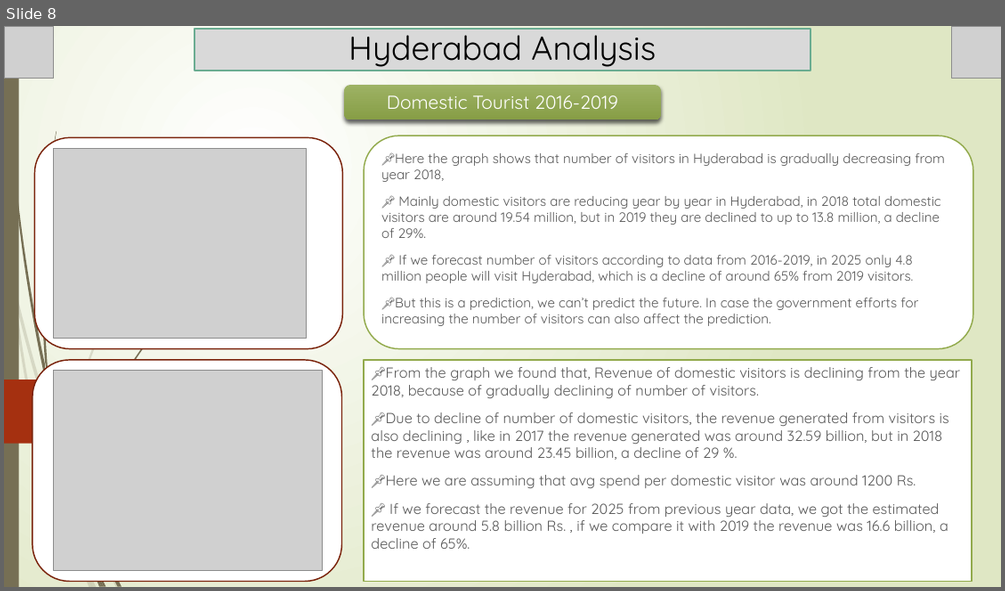
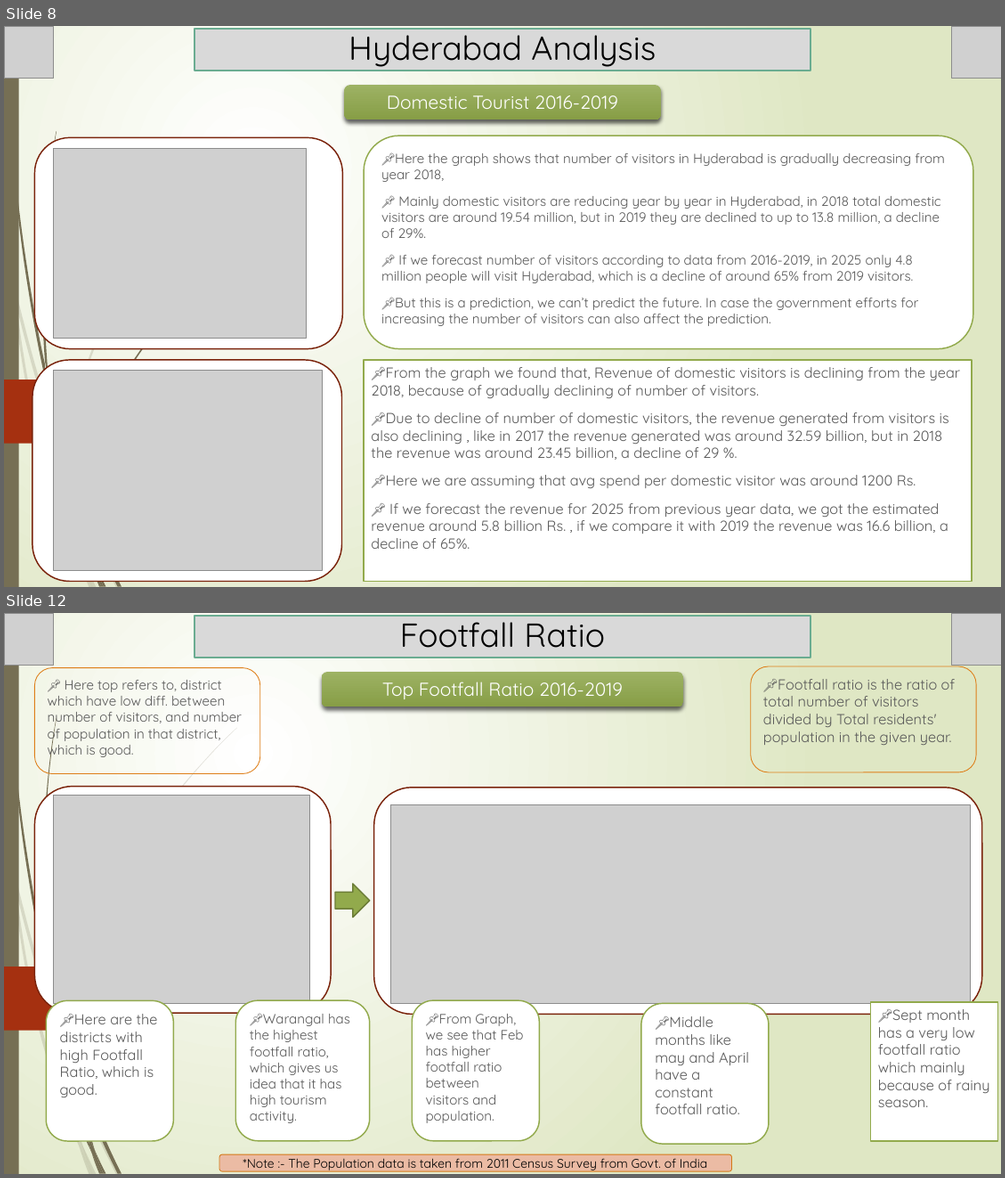
Before and after one commit to Kartik-Lohar/Telangana_Tourism, a slide deck: Tourism Challenge by Codebasics.pptx. Shown one above the other, each under a label of ours: slide 8 before the commit, slides 8 and 12 after it; the slides between them are not shown. The pictures are 1005x591 and 1005x1178 pixels, drawn with LibreOffice and Linux fonts; fonts in the diff are those of the drawing; grey boxes stand for pictures. Boxes give left, top, right and bottom in pixels: in the first picture for what was removed or moved away, otherwise in the second. Text is boxed around its words. In the diff, an @@ line names an element or a change of style, - is before the commit and + after.

Commit message:
added footfall ratio in PPT

```diff
--- a/Tourism Challenge by Codebasics.pptx
+++ b/Tourism Challenge by Codebasics.pptx
@@ slide 12 added at (x1=4, y1=613, x2=1001, y2=1174), background gradient #FFFFFF to #DFE8C4; not listed: 17 template elements that a slide beside it also shows @@
@@ picture added at (x1=4, y1=614, x2=53, y2=666) @@
@@ title added at (x1=194, y1=616, x2=811, y2=657), fill #D9D9D9, outline #6AAC91 1.25 pt, 32 pt, text #000000 @@
+Footfall Ratio
@@ picture added at (x1=952, y1=614, x2=1001, y2=665) @@
@@ rounded rectangle added at (x1=34, y1=667, x2=260, y2=774), outline #DE7E18 0.75 pt, 12.9 pt, text #595959 @@
+📌 Here top refers to, district which have low diff. between number of visitors, and number of population in that district, which is good.
@@ rounded rectangle added at (x1=322, y1=672, x2=684, y2=706), fill gradient #9DB265 to #889E47, 18 pt, text #FFFFFF @@
+Top Footfall Ratio 2016-2019
@@ rounded rectangle added at (x1=751, y1=666, x2=977, y2=773), outline #DE7E18 0.75 pt, 14 pt, text #595959 @@
+📌Footfall ratio is the ratio of total number of visitors divided by Total residents' population in the given year.
@@ rounded rectangle added at (x1=34, y1=787, x2=331, y2=1013), fill #FFFFFF, outline #7A240C 1.25 pt @@
@@ picture added at (x1=53, y1=795, x2=310, y2=1004) @@
@@ rounded rectangle added at (x1=374, y1=787, x2=982, y2=1013), fill #FFFFFF, outline #7A240C 1.25 pt @@
@@ picture added at (x1=390, y1=805, x2=971, y2=1004) @@
@@ right arrow added at (x1=335, y1=884, x2=370, y2=917), fill #92AA4C, outline #6C7E38 1.25 pt @@
@@ freeform shape added at (x1=47, y1=970, x2=91, y2=1153), fill #766F54 @@
@@ freeform shape added at (x1=48, y1=966, x2=83, y2=1095), fill #766F54 @@
@@ rounded rectangle added at (x1=46, y1=1000, x2=173, y2=1141), fill #FFFFFF, outline #92AA4C 1.25 pt, 14 pt, text #595959 @@
+📌Here are the districts with high Footfall Ratio, which is good.
@@ rounded rectangle added at (x1=235, y1=1000, x2=370, y2=1141), fill #FFFFFF, outline #92AA4C 1.25 pt, 12.9 pt, text #595959 @@
+📌Warangal has the highest footfall ratio, which gives us idea that it has high tourism activity.
@@ rounded rectangle added at (x1=413, y1=1000, x2=540, y2=1141), fill #FFFFFF, outline #92AA4C 1.25 pt, 12.9 pt, text #595959 @@
+📌From Graph, we see that Feb has higher footfall ratio between visitors and population.
@@ rounded rectangle added at (x1=641, y1=1004, x2=769, y2=1144), fill #FFFFFF, outline #92AA4C 1.25 pt, 14 pt, text #595959 @@
+📌Middle months like may and April have a constant footfall ratio.
@@ subtitle added at (x1=871, y1=1002, x2=998, y2=1141), fill #FFFFFF, outline #92AA4C 1.25 pt, 14 pt, text #595959 @@
+📌Sept month has a very low footfall ratio which mainly because of rainy season.
@@ freeform shape added at (x1=67, y1=1061, x2=82, y2=1144), fill #766F54 at 20% opacity @@
@@ freeform shape added at (x1=83, y1=1095, x2=95, y2=1151), fill #766F54 @@
@@ rounded rectangle added at (x1=219, y1=1154, x2=732, y2=1172), fill #EBBCA4, outline #D47817 0.75 pt, 12 pt, text #000000 @@
+*Note :- The Population data is taken from 2011 Census Survey from Govt. of India
```
Also in this commit, not shown: 1 slide changed, 3 other slides added, 1 other file.
